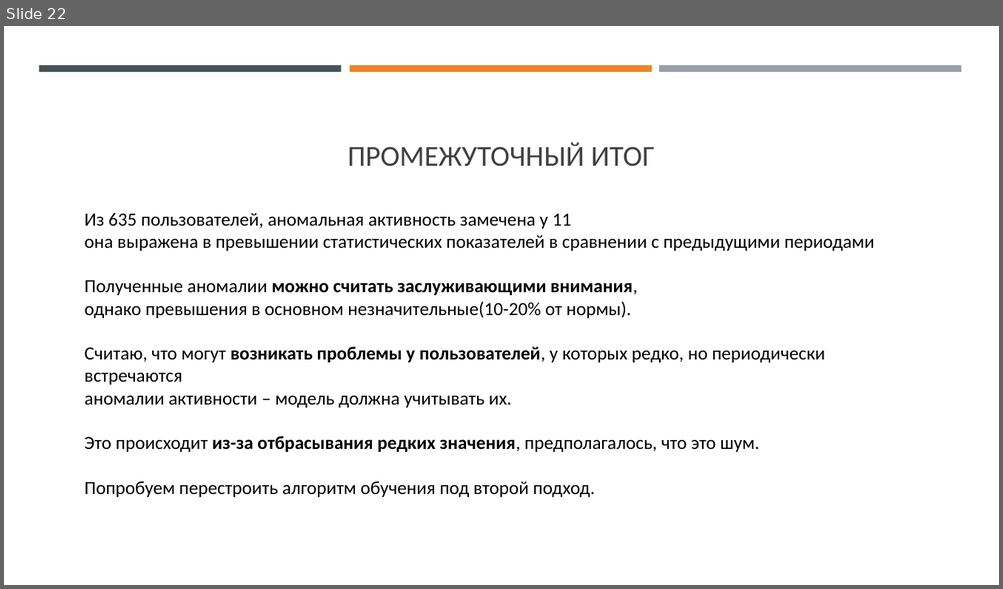
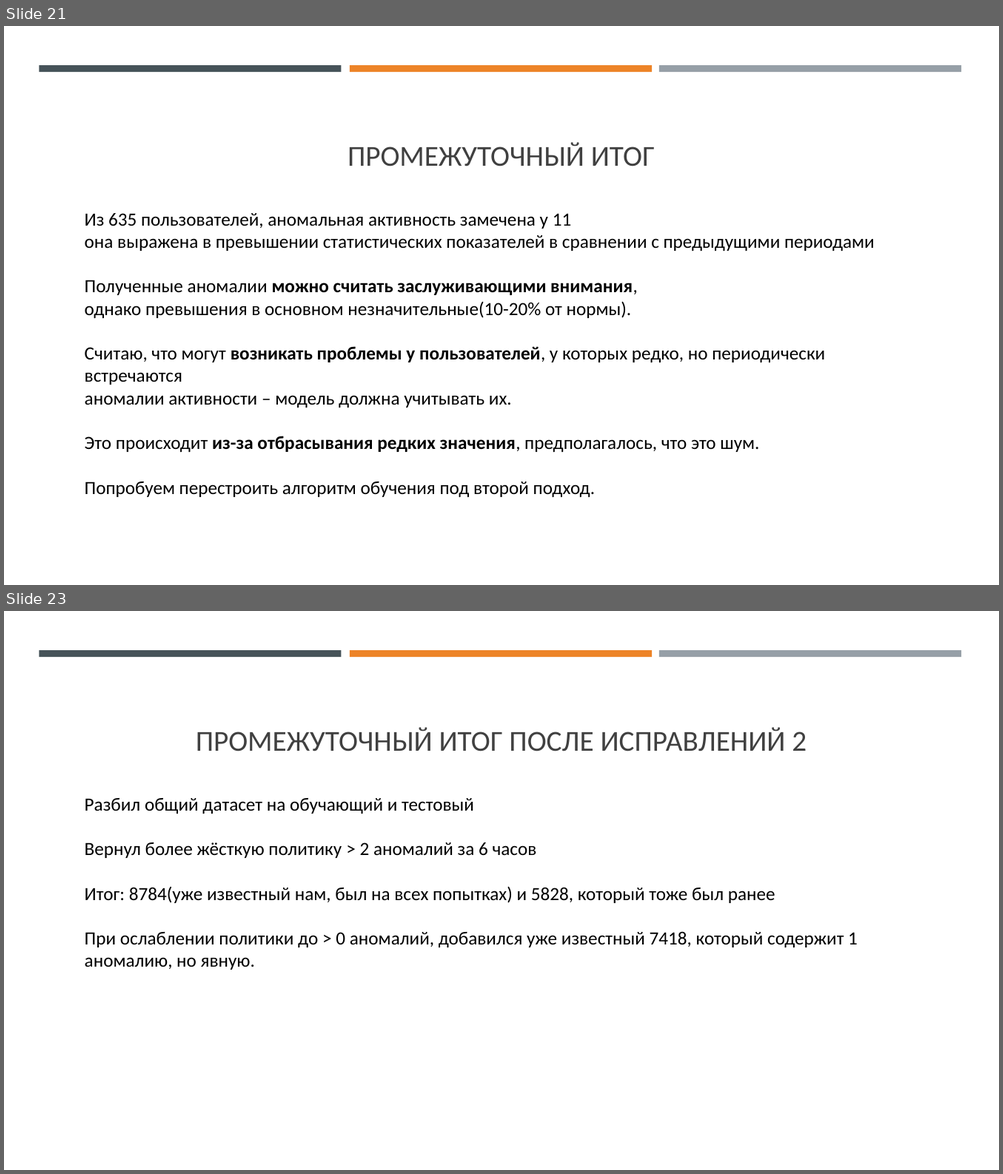
Before and after one commit to SkibaSAY/IPS_University, a slide deck: IPSLib/Documentation/Доклад для конференции/Доклад.pptx. Shown one above the other, each under a label of ours: slide 22 before the commit, slides 21 and 23 after it; the slides between them are not shown. The pictures are 1003x589 and 1003x1174 pixels, drawn with LibreOffice and Linux fonts; fonts in the diff are those of the drawing. Boxes give left, top, right and bottom in pixels: in the first picture for what was removed or moved away, otherwise in the second. Text is boxed around its words. In the diff, an @@ line names an element or a change of style, - is before the commit and + after.

```diff
--- a/IPSLib/Documentation/Доклад для конференции/Доклад.pptx
+++ b/IPSLib/Documentation/Доклад для конференции/Доклад.pptx
@@ slide 23 added at <box>4,611,999,1170</box>, background #FFFFFF; not listed: 3 template elements that a slide beside it also shows @@
@@ title added at <box>196,727,806,752</box>, 28 pt, text #404040 @@
+ПРОМЕЖУТОЧНЫЙ ИТОГ ПОСЛЕ ИСПРАВЛЕНИЙ 2
@@ text added at <box>85,798,857,970</box>, 18 pt, text #000000 @@
+Разбил общий датасет на обучающий и тестовый
+Вернул более жёсткую политику > 2 аномалий за 6 часов
+Итог: 8784(уже известный нам, был на всех попытках) и 5828, который тоже был ранее
+При ослаблении политики до > 0 аномалий, добавился уже известный 7418, который содержит 1 аномалию, но явную.
@@ what was slide 22 is now slide 21 @@
```
Also in this commit, not shown: 1 slide changed, 3 other slides added, 3 other files.
